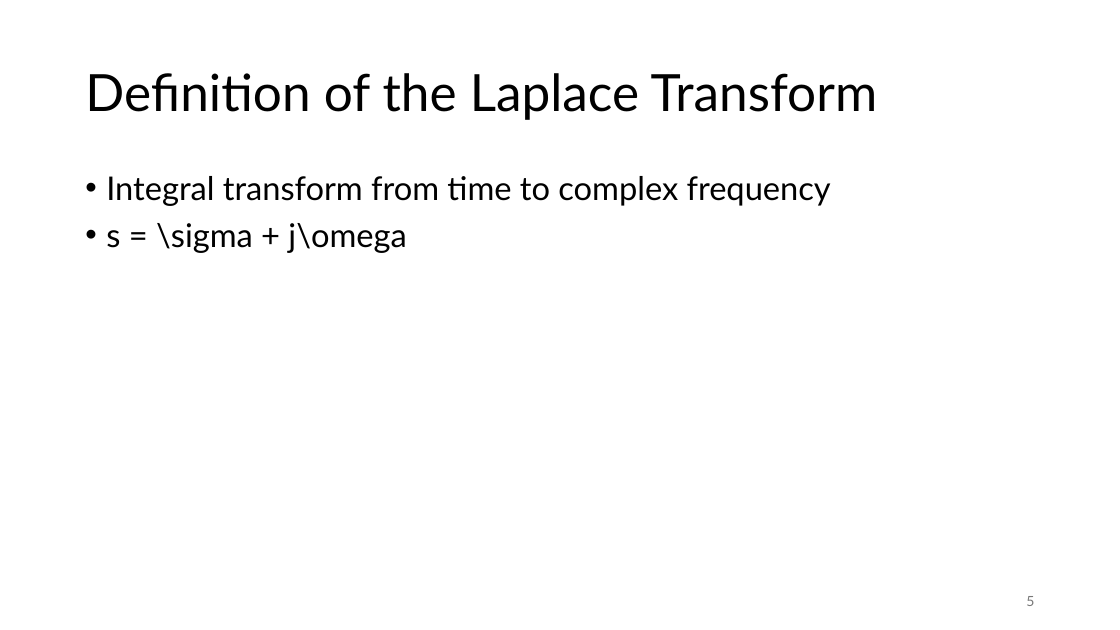
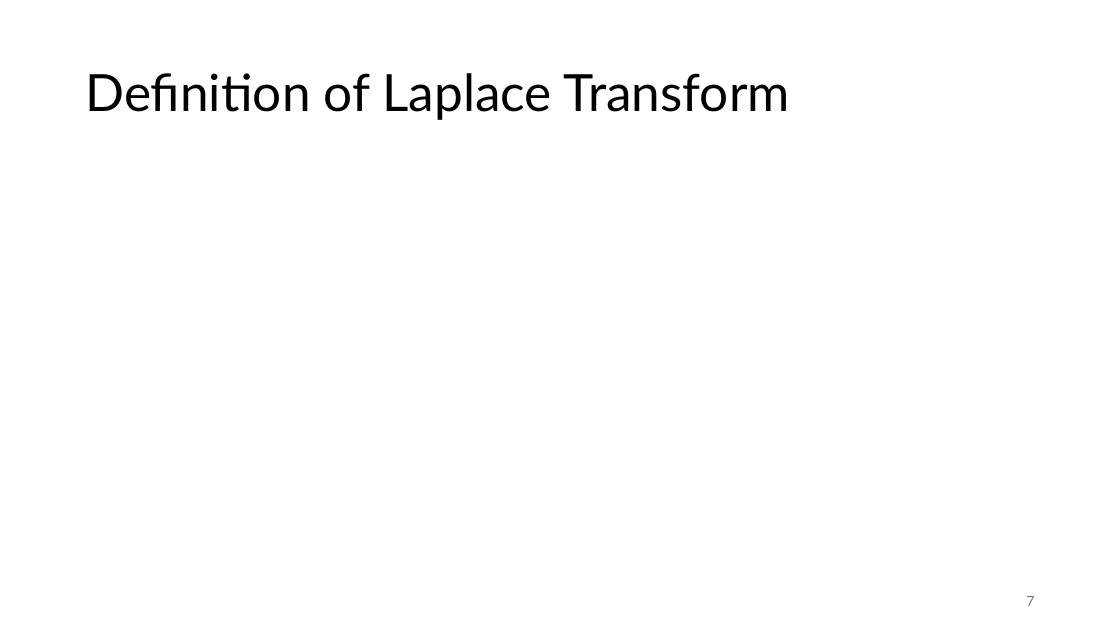
Before and after one commit to FelixWick/control_engineering, a slide deck: slide 7 of slides/3_Laplace.pptx (slide 5 before the commit). Drawn at 1120x630 pixels with LibreOffice and Linux fonts; fonts in the diff are those of the drawing; grey boxes stand for pictures. Boxes give left, top, right and bottom in pixels: in the first picture for what was removed or moved away, otherwise in the second. Text is boxed around its words. In the diff, an @@ line names an element or a change of style, - is before the commit and + after.

Commit message:
more on PID, started Laplace

```diff
--- a/slides/3_Laplace.pptx
+++ b/slides/3_Laplace.pptx
@@ title at [85,73,789,120]: text changed @@
-Definition of the Laplace Transform
+Definition of Laplace Transform
@@ text removed at [106,176,831,253] @@
-• Integral transform from time to complex frequency
-• s = \sigma + j\omega
@@ page number at [1026,596,1034,606]: text changed @@
-5
+7
```
Also in this commit, not shown: 2 other slides changed, 3 slides added, 2 other files.
